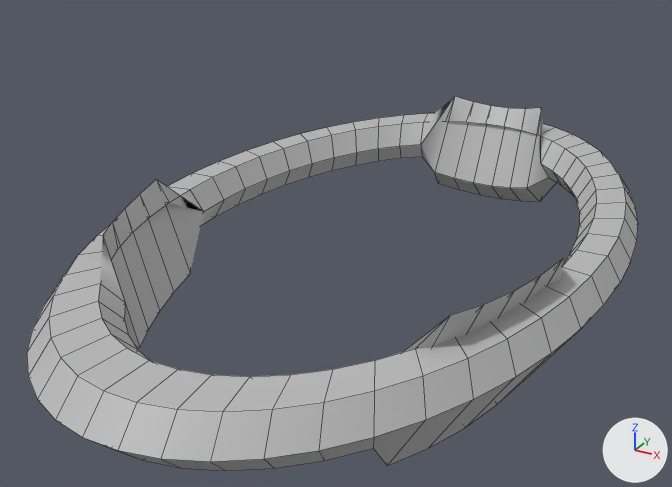
The FBX model Assets/Models/InfinityStoneHolder.fbx: old version first, new version second.
Both versions are drawn from a 50 mm lens placed at (0.0331, -0.0625, 0.0186), pointed at (0.0028, -0.0075, -0.0089). The axes (+X, +Y, +Z) are drawn at lower right. The lights are the same throughout. Mesh edges are drawn as thin lines. Where no turn or scale is listed for an object, it has been applied to the vertices.

Script lines for the objects in view, before the commit:
```python
me_mesh = bpy.data.meshes.new('Mesh')
me_mesh.from_pydata(...)  # 300 vertices, 300 faces; spans x -0.0179..0.0179, y -0.0302..0.0302, z -0.0057..0.004
me_mesh.materials.append(mat_lambert1)  # grey #bcbcbc
ob_ptorus1 = bpy.data.objects.new('pTorus1', me_mesh)
ob_ptorus1.location = (0.00489, -0.00488, -0.00849)
```
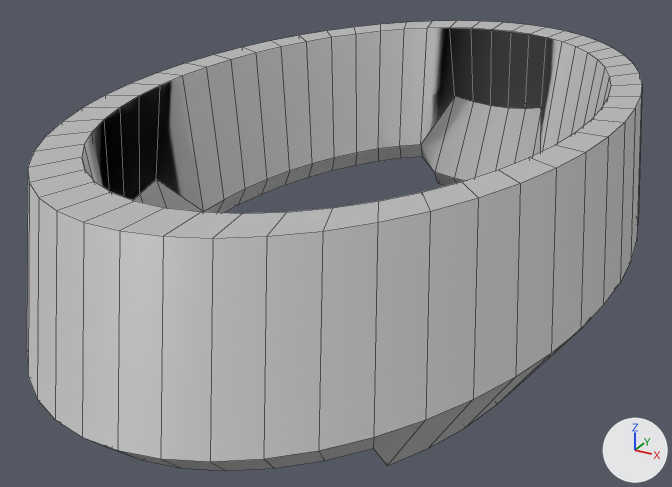
Commit message: Adjusted infinity stone holder
Made base of holder longer

What differs and where, as boxes [x1, y1, x2, y2] in the pictures (672 x 487 px; the box of a moved part takes in the faces that stretch with it):
'pTorus1', reshaped (20% taller)
    before: [27, 96, 638, 471]
    after: [27, 21, 642, 471]
part 1 of me_mesh, moved or reshaped
    before: [27, 96, 638, 462]
    after: [27, 21, 642, 462]

The change, as a diff of the scene's bpy script:
```diff
--- a/Assets/Models/InfinityStoneHolder.fbx.py
+++ b/Assets/Models/InfinityStoneHolder.fbx.py
@@ me_mesh @@
 me_mesh.from_pydata(...)  # 300 vertices, 300 faces; spans x -0.0179..0.0179, y -0.0302..0.0302, z -0.0057..0.004
 # used by ob_ptorus1; location = (0.00489, -0.00488, -0.00849)
+# me_mesh part 1: all 100 vertices in x -0.0169..0.0169, y -0.0284..0.0284, z 0.0017 are moved by (0.0, 0.0, 0.009)
 me_mesh.materials.append(mat_lambert1)
```
